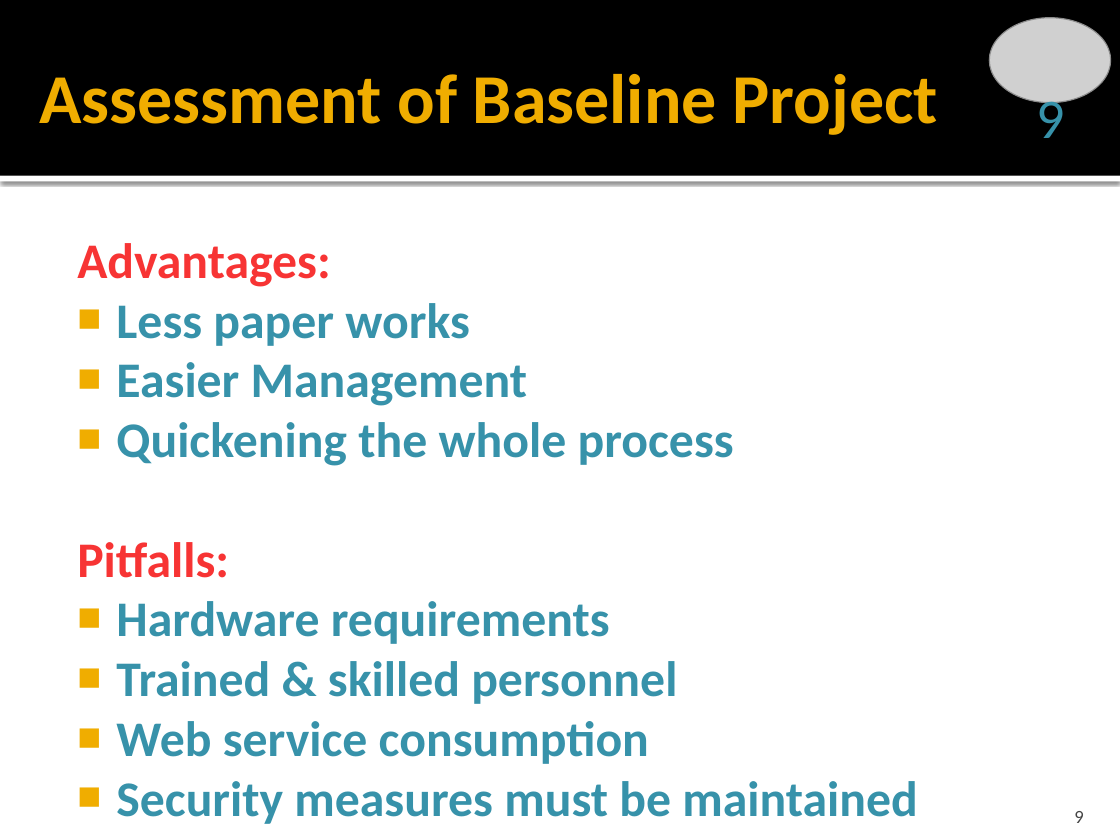
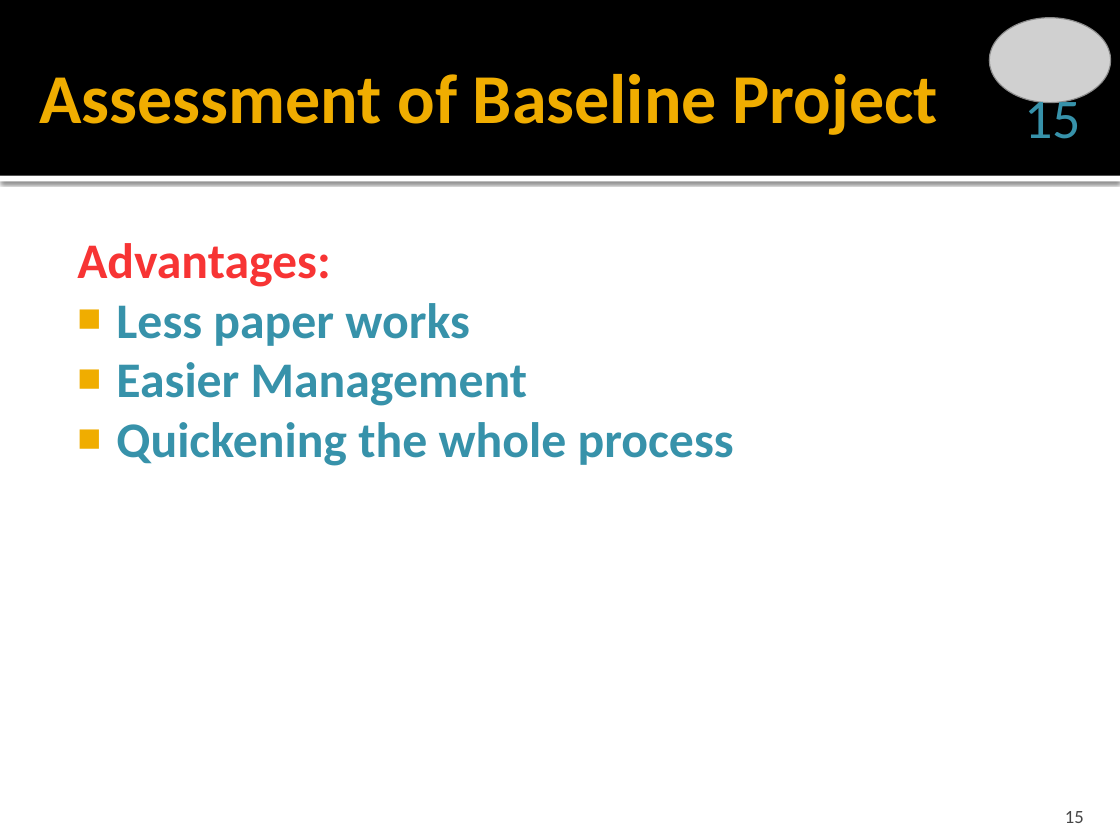
Before and after one commit to Touhid18/CSE308-Management_of_Judicial_System-1005009_1005014_1005018_1005023_1005029, a slide deck: slide 15 of ISD_Management_of_Judicial_System_P2.pptx (slide 9 before the commit). Drawn at 1120x840 pixels with LibreOffice and Linux fonts; fonts in the diff are those of the drawing; grey boxes stand for pictures. Boxes give left, top, right and bottom in pixels: in the first picture for what was removed or moved away, otherwise in the second. Text is boxed around its words. In the diff, an @@ line names an element or a change of style, - is before the commit and + after.

```diff
--- a/ISD_Management_of_Judicial_System_P2.pptx
+++ b/ISD_Management_of_Judicial_System_P2.pptx
@@ page number at [1024,91,1081,139]: text changed @@
-9
+15
@@ text at [77,542,917,824]: paragraphs removed @@
-Pitfalls:
-■ Hardware requirements
-■ Trained & skilled personnel
-■ Web service consumption
-■ Security measures must be maintained
@@ page number at [1065,811,1084,823]: text changed @@
-9
+15
```
Also in this commit, not shown: 1 other slide changed, 7 slides added, 1 other file.
